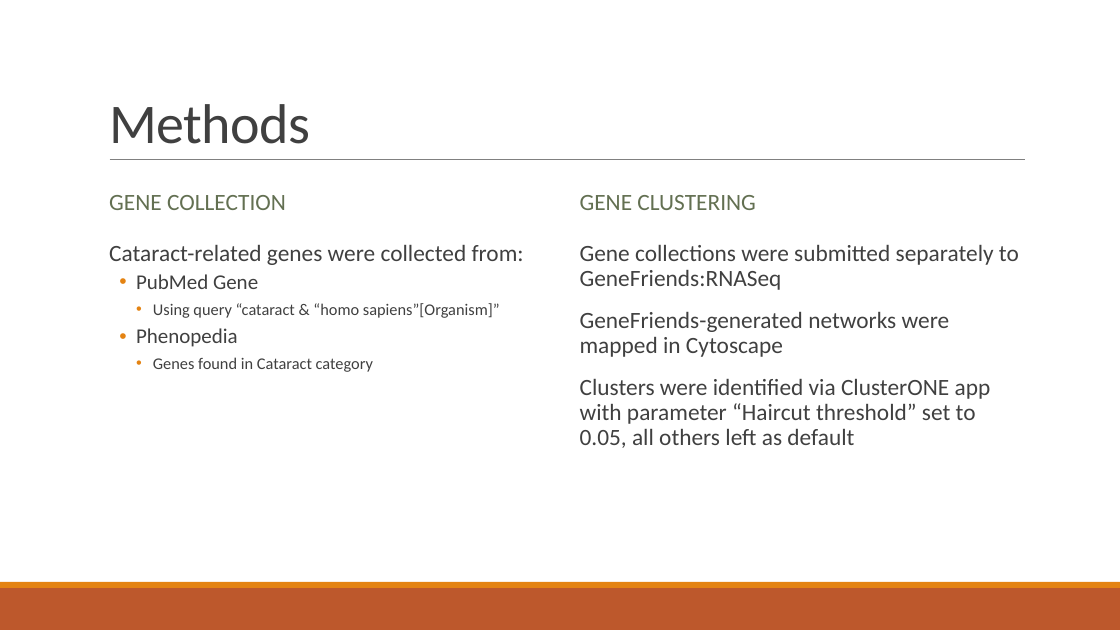
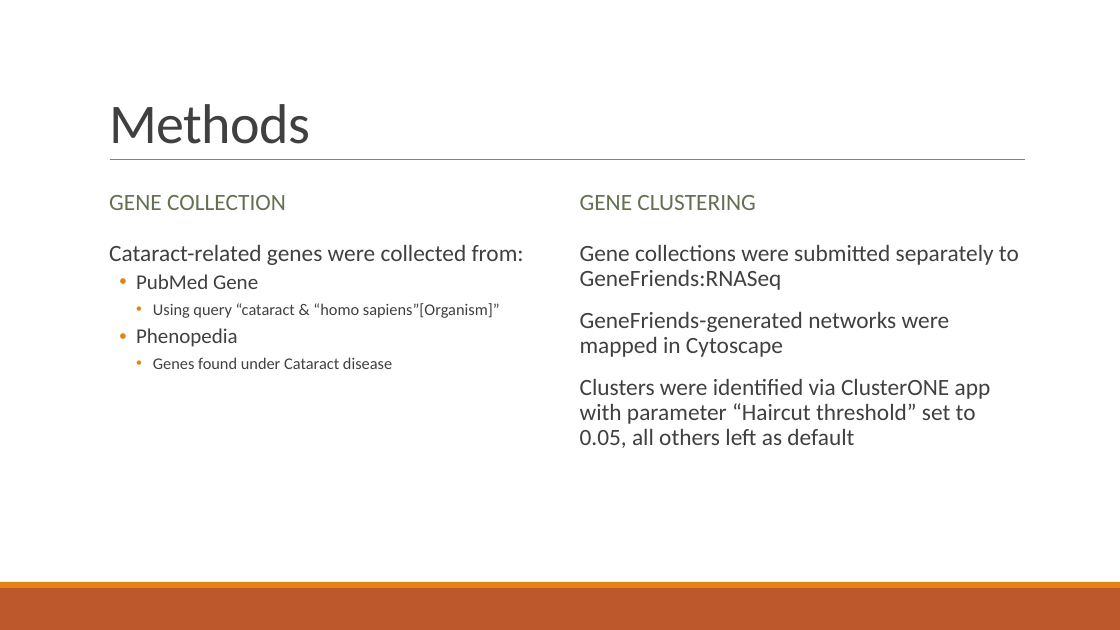
Before and after one commit to dyaom/REHS-2019, a slide deck: slide 8 of Cataract.pptx. Drawn at 1120x630 pixels with LibreOffice and Linux fonts; fonts in the diff are those of the drawing. Boxes give left, top, right and bottom in pixels: in the first picture for what was removed or moved away, otherwise in the second. Text is boxed around its words. In the diff, an @@ line names an element or a change of style, - is before the commit and + after.

Commit message:
network disease+function

```diff
--- a/Cataract.pptx
+++ b/Cataract.pptx
@@ text at (153, 357, 392, 369): text changed @@
-    • Genes found in Cataract category
+    • Genes found under Cataract disease
```
Also in this commit, not shown: 3 other slides changed, 8 other files.
